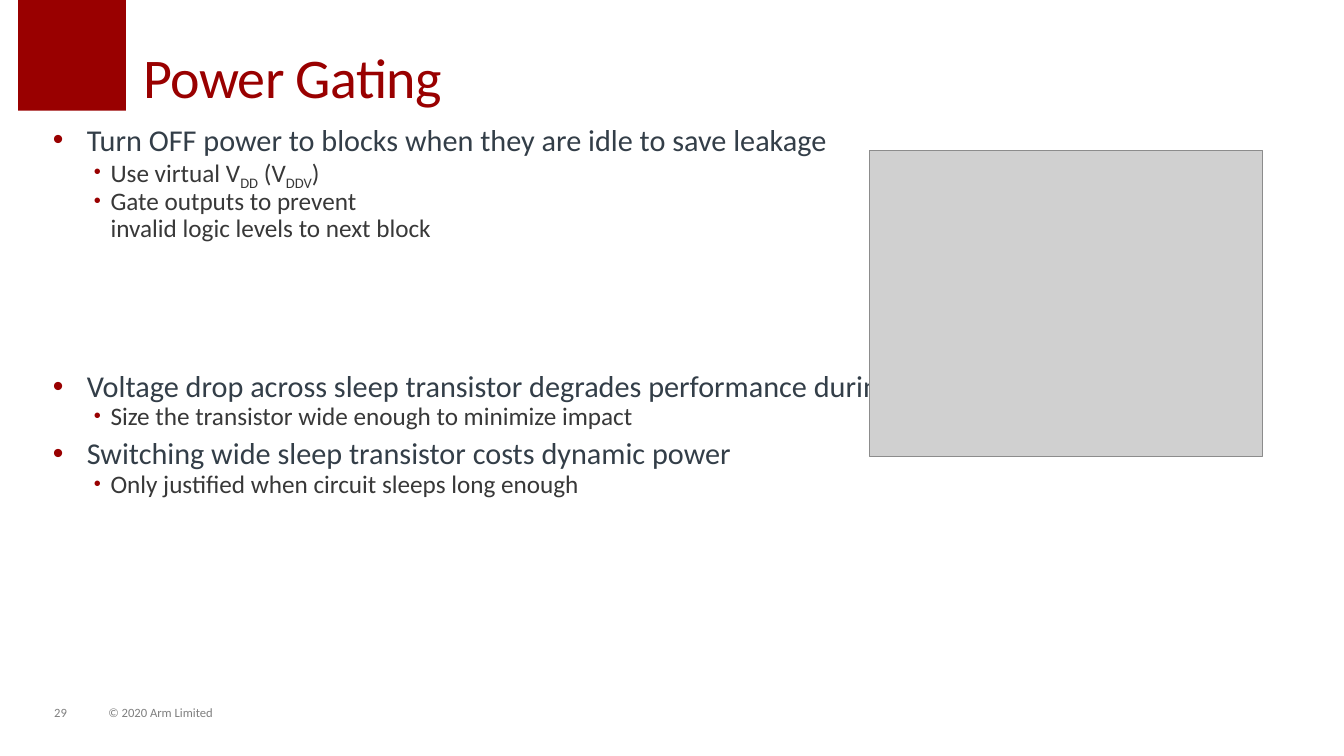
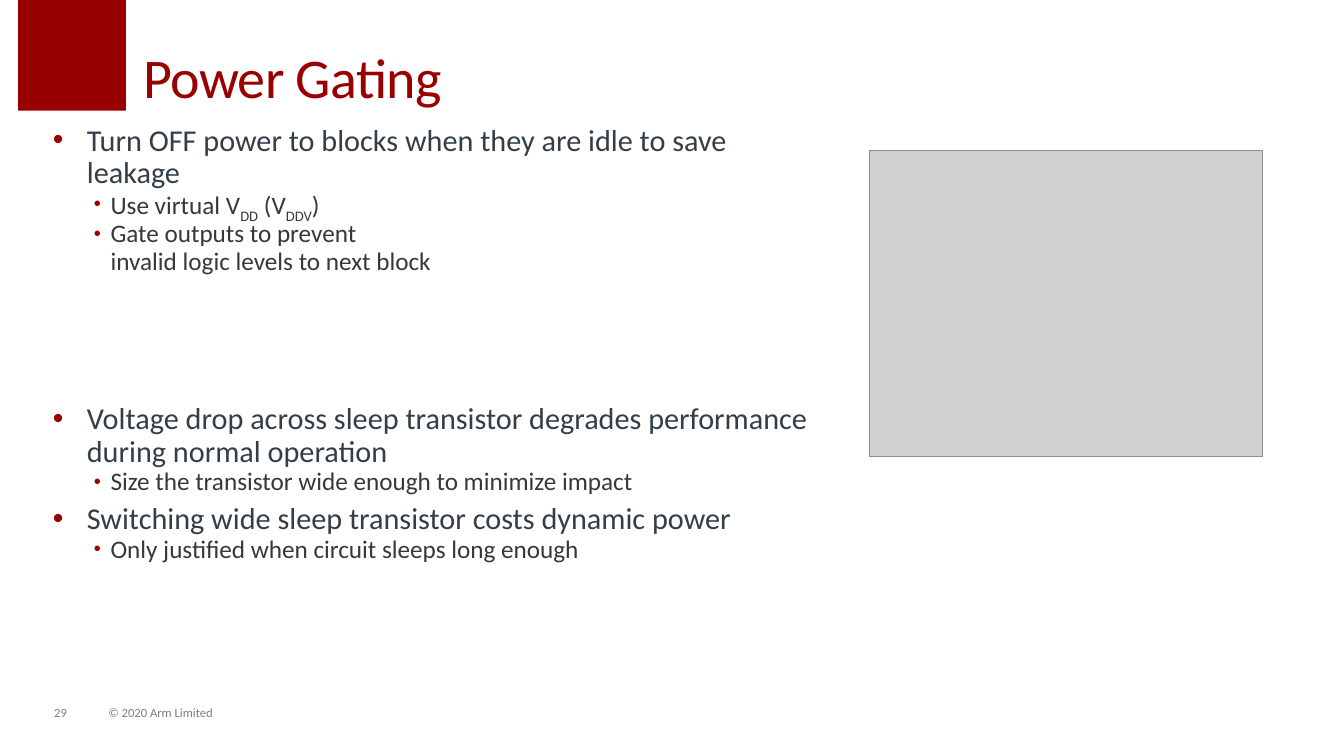
Before and after one commit to tdloveless/iu-vlsi, a slide deck: slide 29 of Slides/S25/7.0-Power.pptx. Drawn at 1344x756 pixels with LibreOffice and Linux fonts; fonts in the diff are those of the drawing; grey boxes stand for pictures; background and template pictures are left out. Boxes give left, top, right and bottom in pixels: in the first picture for what was removed or moved away, otherwise in the second. Text is boxed around its words. In the diff, an @@ line names an element or a change of style, - is before the commit and + after.

```diff
--- a/Slides/S25/7.0-Power.pptx
+++ b/Slides/S25/7.0-Power.pptx
@@ text "Turn OFF power to blocks ..." rewrapped from bbox=[87, 130, 893, 498] to bbox=[87, 130, 807, 563] @@
```
Also in this commit, not shown: 5 other slides changed, 2 slides added, 2 slides removed.
